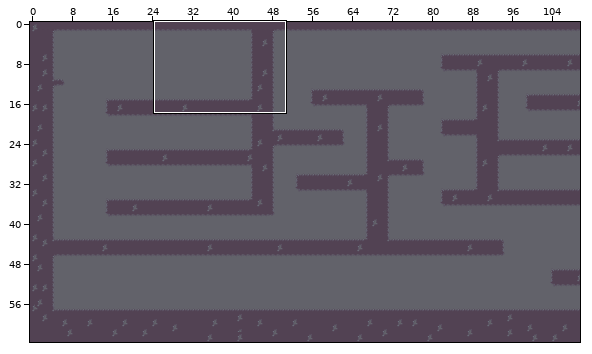
An edit to a level. Tiled map, OblArmendarizMiguez/build/debug-html5/Mapa3.tmx. Above, an overview of the earlier version with the close-up marked.
Close-up. First the earlier version:
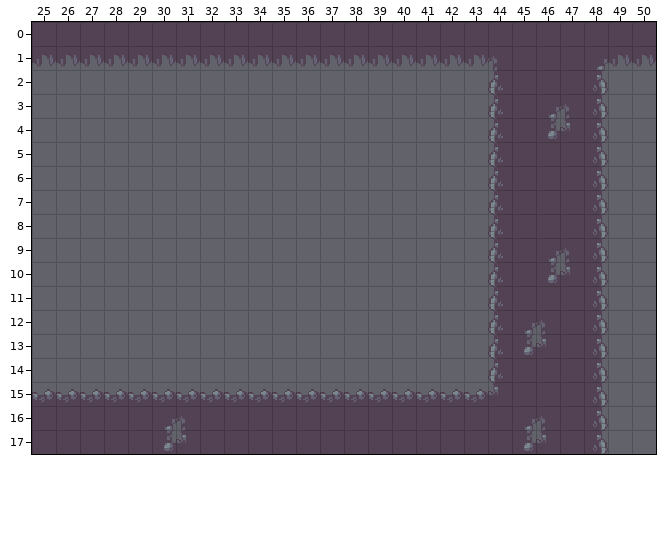
Cells are 16x16 px. Shown: x 25..50, y 0..17. The commit also changed other parts of the map, which this record leaves out.
After the commit:
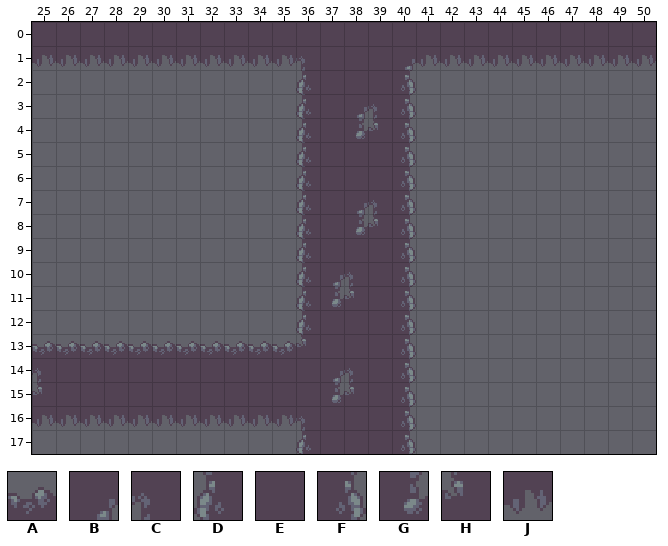
Key: from "GreenTiles": A 31, B 33, C 34, D 40, E 41, F 42, G 43, H 44, J 51.
_ is an empty cell.
Edits made:
{"where": "layer \"Solid\""}
{"y":1,"x":36,"old":"JJJJJ","new":"CEEEB"}
{"y":1,"x":44,"old":"CEEEB","new":"JJJJJ"}
{"y":2,"x":36,"old":"_____","new":"DEEEF"}
{"y":2,"x":44,"old":"DEEEF","new":"_____"}
{"y":3,"x":36,"old":"_____","new":"DEBCF"}
{"y":3,"x":44,"old":"DEBCF","new":"_____"}
{"y":4,"x":36,"old":"_____","new":"DEGHF"}
{"y":4,"x":44,"old":"DEGHF","new":"_____"}
{"y":5,"x":36,"old":"_____","new":"DEEEF"}
{"y":5,"x":44,"old":"DEEEF","new":"_____"}
{"y":6,"x":36,"old":"_____","new":"DEEEF"}
{"y":6,"x":44,"old":"DEEEF","new":"_____"}
{"y":7,"x":36,"old":"_____","new":"DEBCF"}
{"y":7,"x":44,"old":"DEEEF","new":"_____"}
{"y":8,"x":36,"old":"_____","new":"DEGHF"}
{"y":8,"x":44,"old":"DEEEF","new":"_____"}
{"y":9,"x":36,"old":"_____","new":"DEEEF"}
{"y":9,"x":44,"old":"DEBCF","new":"_____"}
{"y":10,"x":36,"old":"_____","new":"DBCEF"}
{"y":10,"x":44,"old":"DEGHF","new":"_____"}
{"y":11,"x":36,"old":"_____","new":"DGHEF"}
{"y":11,"x":44,"old":"DEEEF","new":"_____"}
{"y":12,"x":36,"old":"_____","new":"DEEEF"}
{"y":12,"x":44,"old":"DBCEF","new":"_____"}
{"y":13,"x":25,"old":"________________","new":"AAAAAAAAAAAHEEEF"}
{"y":13,"x":44,"old":"DGHEF","new":"_____"}
{"y":14,"x":25,"old":"________________","new":"CEEEEEEEEEEEBCEF"}
{"y":14,"x":44,"old":"DEEEF","new":"_____"}
{"y":15,"x":25,"old":"AAAAAAAAAAAAAAAAAAAHEEEF","new":"HEEEEEEEEEEEGHEF________"}
{"y":16,"x":25,"old":"EEEEEBCEEEEE","new":"JJJJJJJJJJJC"}
{"y":16,"x":40,"old":"EEEEEBCEF","new":"F________"}
{"y":17,"x":25,"old":"EEEEEGHEEEEE","new":"___________D"}
{"y":17,"x":40,"old":"EEEEEGHEF","new":"F________"}
{"label":"changed","picture_box":[32,55,608,454]}
